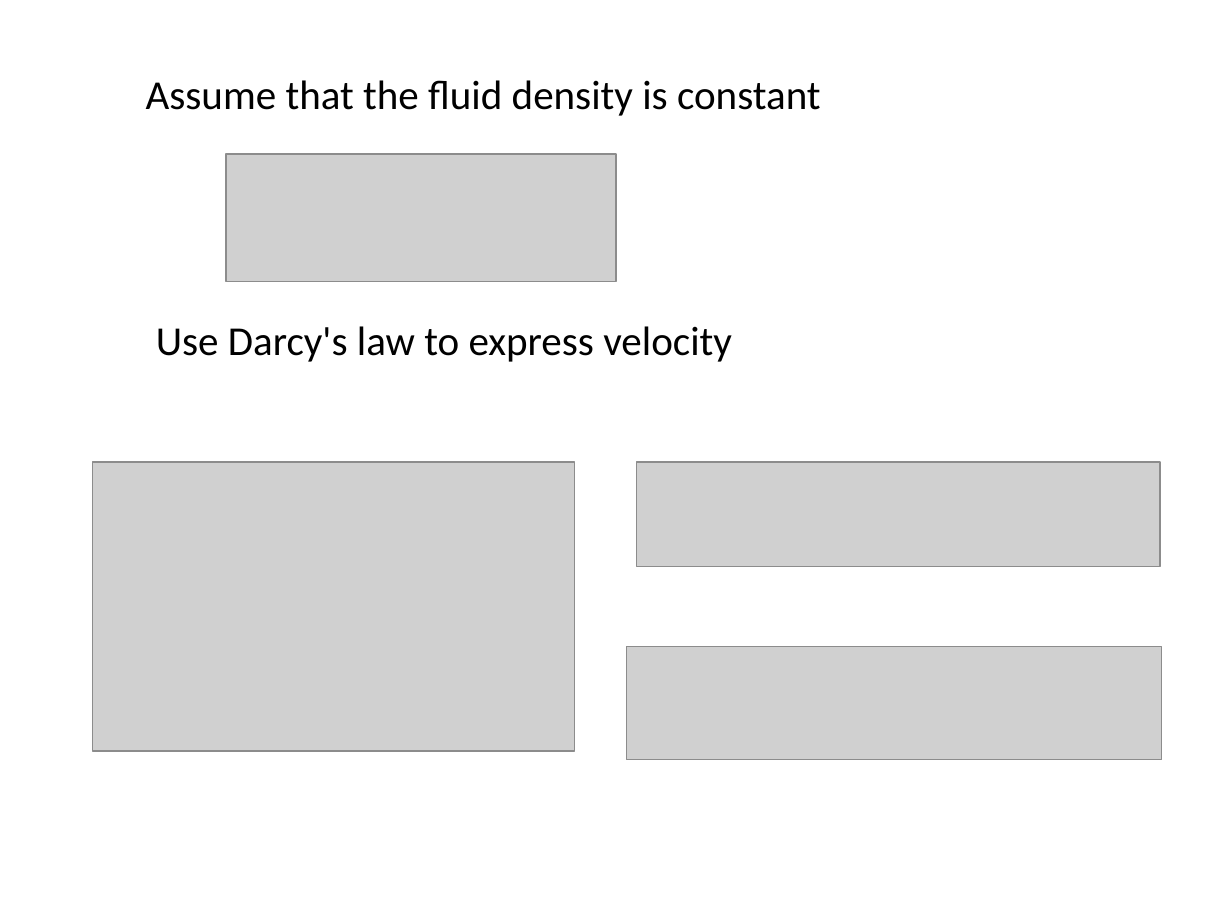
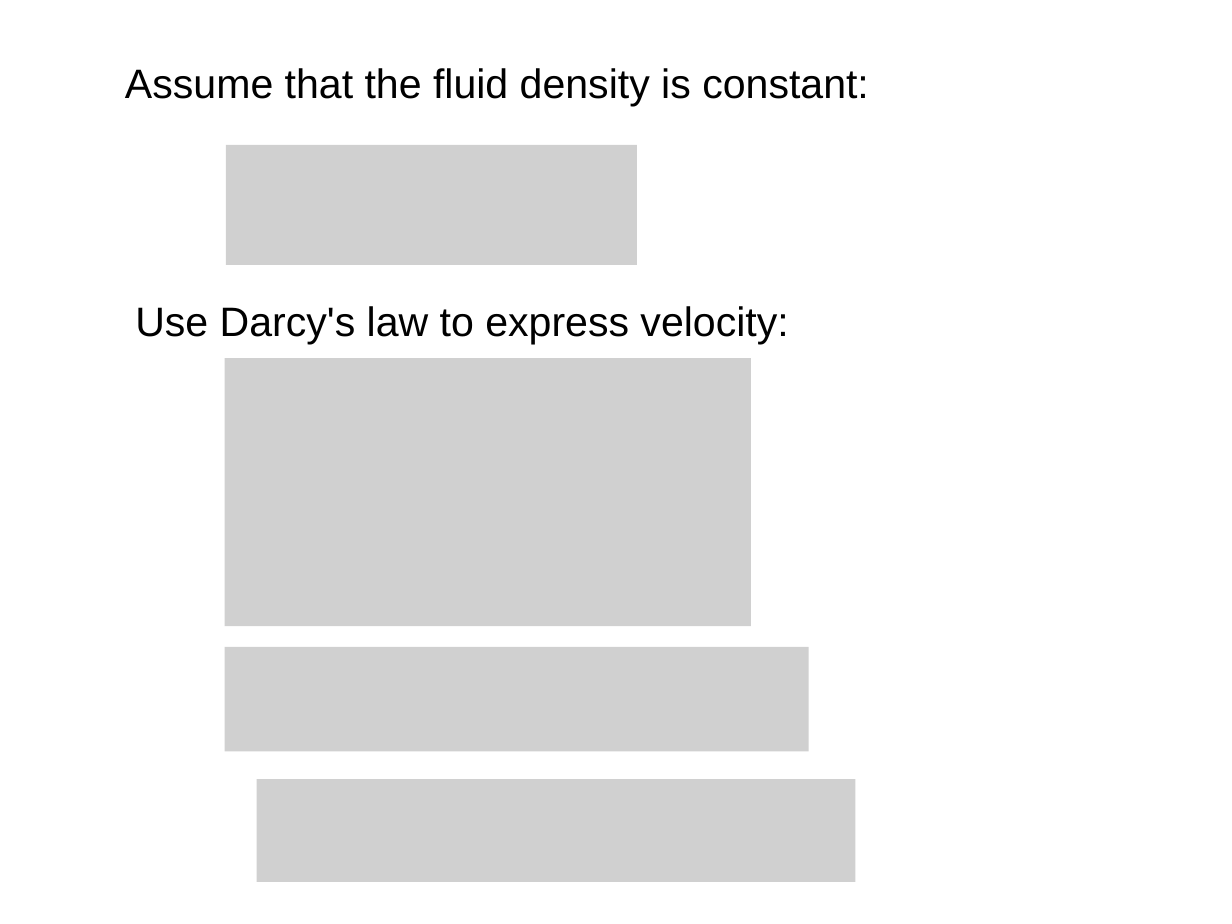
Before and after one commit to njones61/ce544, a slide deck: slide 8 of docs/unit1/05_goveqs/governing equations.pptx (slide 7 before the commit). Drawn at 1232x924 pixels with LibreOffice and Linux fonts; fonts in the diff are those of the drawing; grey boxes stand for pictures. Boxes give left, top, right and bottom in pixels: in the first picture for what was removed or moved away, otherwise in the second. Text is boxed around its words. In the diff, an @@ line names an element or a change of style, - is before the commit and + after.

```diff
--- a/docs/unit1/05_goveqs/governing equations.pptx
+++ b/docs/unit1/05_goveqs/governing equations.pptx
@@ text at (125, 68, 869, 107): text changed; font Calibri to Arial @@
-Assume that the fluid density is constant
+Assume that the fluid density is constant:
@@ picture: place and size @@
-picture at (225, 154, 616, 282)
+picture at (225, 145, 637, 265)
@@ text at (135, 306, 788, 344): text changed; font Calibri to Arial @@
-Use Darcy's law to express velocity
+Use Darcy's law to express velocity:
@@ picture added at (224, 359, 750, 627) @@
@@ picture removed at (92, 462, 575, 752) @@
@@ picture removed at (637, 462, 1161, 567) @@
@@ picture added at (224, 647, 808, 752) @@
@@ picture removed at (626, 647, 1162, 760) @@
@@ picture added at (256, 779, 855, 881) @@
```
Also in this commit, not shown: 9 other slides changed, 6 slides added, 4 slides removed, 1 other file.
